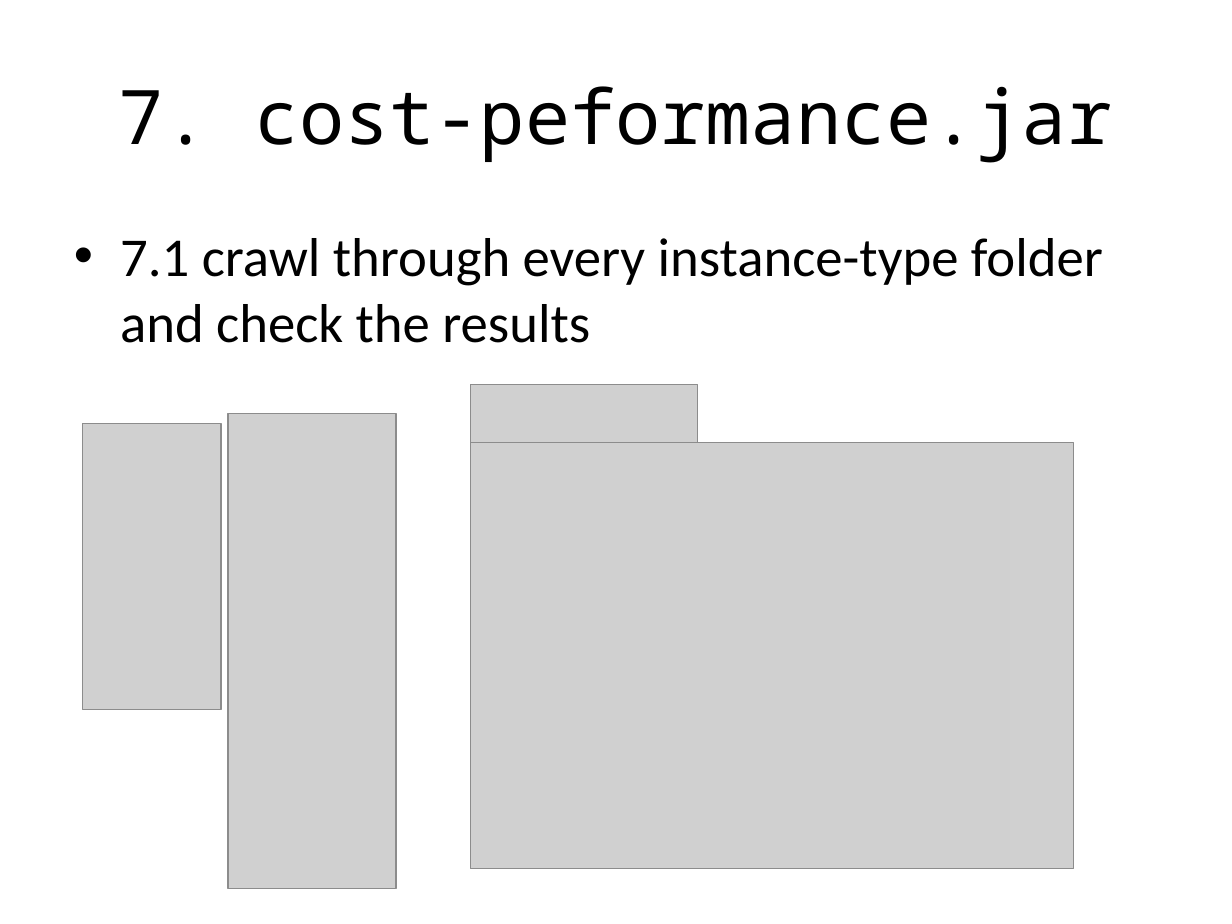
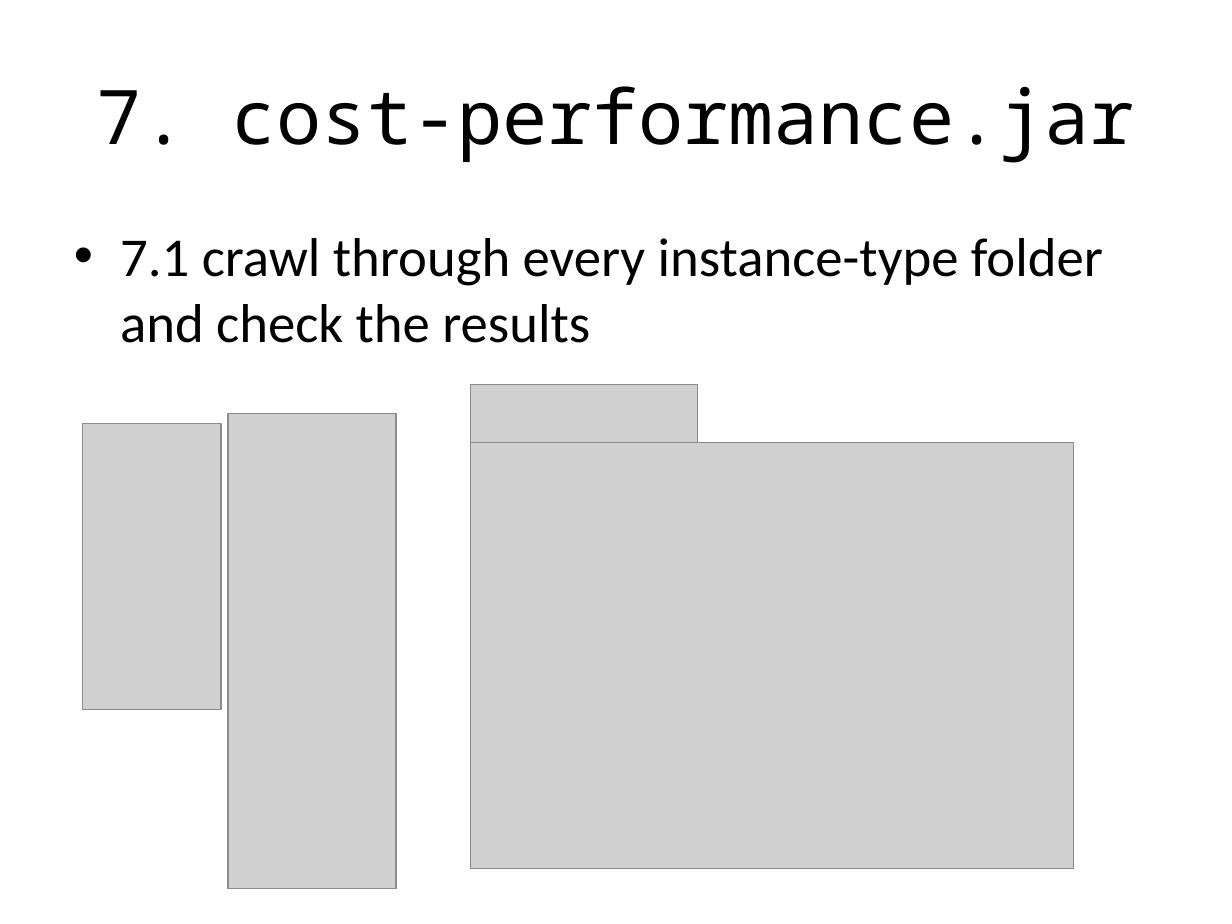
Before and after one commit to csat1763/DistributedSystems2018Project4, a slide deck: slide 14 of Documentation/Presentation/Measurements-in-AWS-VM2VM.pptx. Drawn at 1232x924 pixels with LibreOffice and Linux fonts; fonts in the diff are those of the drawing; grey boxes stand for pictures. Boxes give left, top, right and bottom in pixels: in the first picture for what was removed or moved away, otherwise in the second. Text is boxed around its words. In the diff, an @@ line names an element or a change of style, - is before the commit and + after.

```diff
--- a/Documentation/Presentation/Measurements-in-AWS-VM2VM.pptx
+++ b/Documentation/Presentation/Measurements-in-AWS-VM2VM.pptx
@@ title at box(96, 86, 1135, 163): text changed @@
-7. cost-peformance.jar
+7. cost-performance.jar
```
Also in this commit, not shown: 1 other slide changed, 5 other files.
